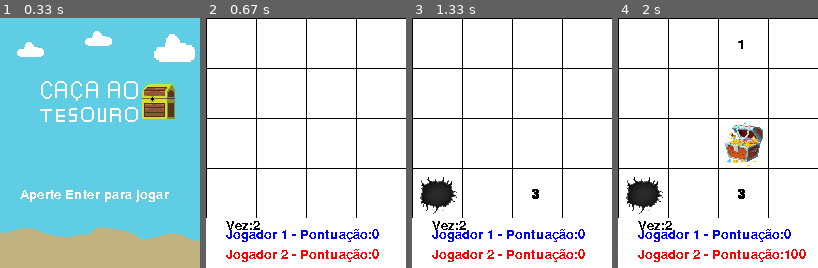
Above: before the commit, frames 1-4 (left to right).
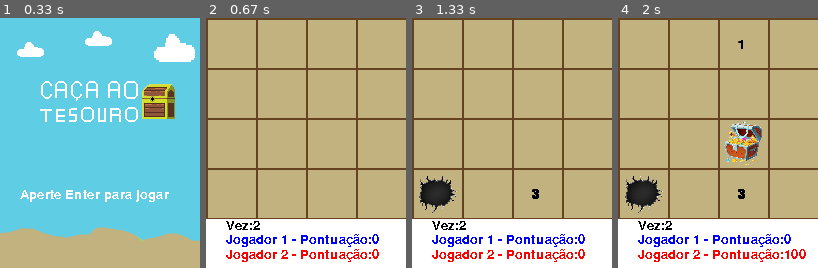
Above: after the commit, the same moments.

Repository: ThiagoDiasFigueiredo/Caca_ao_tesouro_Pygame
Game: pygame game, started from main.py
Same seed, same stepped clock (60 frames per second), same inputs: the game is played once before the commit and once after it.
Inputs (mouse positions are in pixels of both pictures, inside the frame that each line leads up to):
- Up to frame 1 (0.33 s): no input
- Up to frame 2 (0.67 s): tap Enter at 0.33 s
- Up to frame 3 (1.33 s): click (532, 198) at 0.72 s; click (448, 200) at 1.05 s
- Up to frame 4 (2 s): click (742, 163) at 1.38 s; click (722, 58) at 1.72 s

Frame 1 is identical in both runs. In frame 2, 82% of the frame differs, in the area x 0-100%, y 0-92%; in frame 3, 81%; in frame 4, 80%.

Commit message:
Update main.py

Diff:
--- a/main.py
+++ b/main.py
@@ -32,13 +32,14 @@
         'vermelho': (255, 0, 0),
         'preto': (0, 0, 0),
         'verde': (0, 255, 0),
-
+        'areia': (194,178,128),
+        'marrom': (101,67,33),
     }
 
-    fonte = pygame.font.Font(None, 20)
+    fonte = pygame.font.Font(None,20)
     lado_quadrado = 50
-    num_linhas = 4
-    tamanho_grade = lado_quadrado * num_linhas
+    num_linhas = 5
+    tamanho_grade = lado_quadrado * (num_linhas -1)
 
     linhas = 4
     colunas = 4
@@ -55,16 +56,16 @@
                     msc_menu.stop()
                     msc_jogo.play()
 
-                    tela.fill(cores['branca'])
+                    tela.fill(cores['areia'])
 
                     pos_y = 0
                     for i in range(num_linhas):
-                        pygame.draw.line(tela, cores['preto'], (0, pos_y), (tamanho_grade, pos_y),1)
+                        pygame.draw.line(tela, cores['marrom'], (0, pos_y), (tamanho_grade, pos_y),2)
                         pos_y += lado_quadrado
 
                     pos_x = 0
                     for j in range(num_linhas):
-                        pygame.draw.line(tela, cores['preto'], (pos_x, 0), (pos_x, tamanho_grade), 1)
+                        pygame.draw.line(tela, cores['marrom'], (pos_x, 0), (pos_x, tamanho_grade), 2)
                         pos_x += lado_quadrado
 
                     tabuleiro = []
@@ -119,7 +120,6 @@
 
                     estado = 'jogando'
 
-                # Controles na tela de vitória
                 if evento.key == pygame.K_RETURN and estado == 'vitoria':
                     estado = 'menu'
                     msc_vitoria.stop()
@@ -128,6 +128,8 @@
                 if evento.key == pygame.K_ESCAPE and estado == 'vitoria':
                     running = False
                     print('fechou')
+                if evento.key == pygame.K_ESCAPE and estado == 'jogando':
+                    running = False
 
             if evento.type == pygame.MOUSEBUTTONDOWN and estado == 'jogando':
                 x, y = evento.pos
@@ -135,6 +137,7 @@
                 linha = y // 50
                 if y >= 200:
                     continue
+
                 if revelado[linha][coluna] != 0:
                     continue
 
@@ -176,53 +179,52 @@
 
         if estado == 'vitoria':
             if vencedor == 'Jogador 1':
-                texto_vitoria1 = fonte.render('O vencedor da partida foi:', False, cores['preto'])
+                texto_vitoria1 = fonte.render('O vencedor da partida foi:', False, cores['branca'])
                 texto_vitoria2 = fonte.render(f'{vencedor}', False, cores['azul'])
                 tela.blit(img_vitoria,(0,0))
                 tela.blit(texto_vitoria1, (15, 10))
                 tela.blit(texto_vitoria2, (65, 50))
 
             elif vencedor == 'Jogador 2':
-                texto_vitoria1 = fonte.render('O vencedor da partida foi:', False, cores['preto'])
+                texto_vitoria1 = fonte.render('O vencedor da partida foi:', False, cores['branca'])
                 texto_vitoria2 = fonte.render(f'{vencedor}', False, cores['vermelho'])
                 tela.blit(img_vitoria,(0,0) )
                 tela.blit(texto_vitoria1, (15, 10))
                 tela.blit(texto_vitoria2, (65, 50))
 
             elif vencedor == 'Empate':
-                texto_vitoria1 = fonte.render('Houve um EMPATE', False, cores['preto'])
+                texto_vitoria1 = fonte.render('Houve um EMPATE', False, cores['branca'])
                 tela.blit(img_empate,(0,0))
                 tela.blit(texto_vitoria1, (42, 20))
 
-            texto_retorno = fonte.render('ENTER para retornar ao menu', False, cores['preto'])
-
-            tela.blit(texto_retorno, (5, 200))
-            texto_fecha = fonte.render('Aperte ESC para sair do jogo', False, cores['preto'])
+            texto_retorno = fonte.render('ENTER para retornar ao menu', False, cores['branca'])
+
+            tela.blit(texto_retorno, (5, 190))
+            texto_fecha = fonte.render('Aperte ESC para sair do jogo', False, cores['branca'])
             tela.blit(texto_fecha, (10, 230))
 
         if estado == 'menu':
-            tela.fill(cores['preto'])
             texto_menu = fonte.render('Aperte Enter para jogar', False, cores['branca'])
             tela.blit(img_menu, (0,0))
             tela.blit(texto_menu,(20,170))
         if estado == 'jogando':
-            pygame.draw.rect(tela, cores['branca'], (0, 200, 200, 50))
+            pygame.draw.rect(tela, cores['branca'], (0, 201, 201, 50))
             texto_jogador_1 = fonte.render(f'Jogador 1 - Pontuação:{pontuacao[0]}', False, cores['azul'])
             texto_jogador_2 = fonte.render(f'Jogador 2 - Pontuação:{pontuacao[1]}', False, cores['vermelho'])
             texto_vez = fonte.render(f'Vez:{vez}', False, cores['preto'])
             tela.blit(texto_vez, (20, 201))
-            tela.blit(texto_jogador_1, (20, 210))
+            tela.blit(texto_jogador_1, (20, 215))
             tela.blit(texto_jogador_2, (20, 230))
 
             for i in range(linhas):
                 for j in range(colunas):
                     if revelado[i][j] == 1:
-                        tela.blit(img_tesouro, (j * 50 + 1, i * 50 + 1))
+                        tela.blit(img_tesouro, (j * 50 , i * 50))
                     elif revelado[i][j] == 2:
-                        tela.blit(img_buraco, (j * 50 + 1, i * 50 + 1))
+                        tela.blit(img_buraco, (j * 50 , i * 50 ))
                     elif revelado[i][j] == 3:
                         texto_numeros = fonte.render(str(tabuleiro[i][j]), True, cores['preto'])
-                        tela.blit(texto_numeros, (j * 50 + 20, i * 50 + 20))
+                        tela.blit(texto_numeros, (j * 50 + 20, i * 50 +20 ))
 
             acabou = True
             for i in range(linhas):
